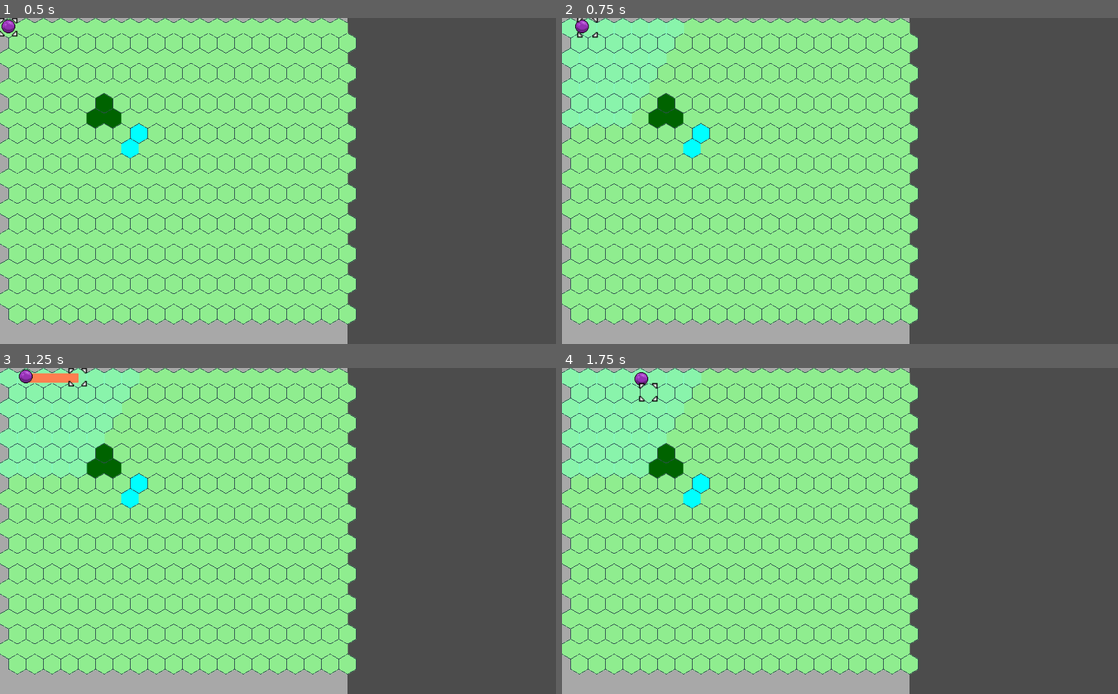
Above: before the commit, frames 1-4 (two rows, left to right).
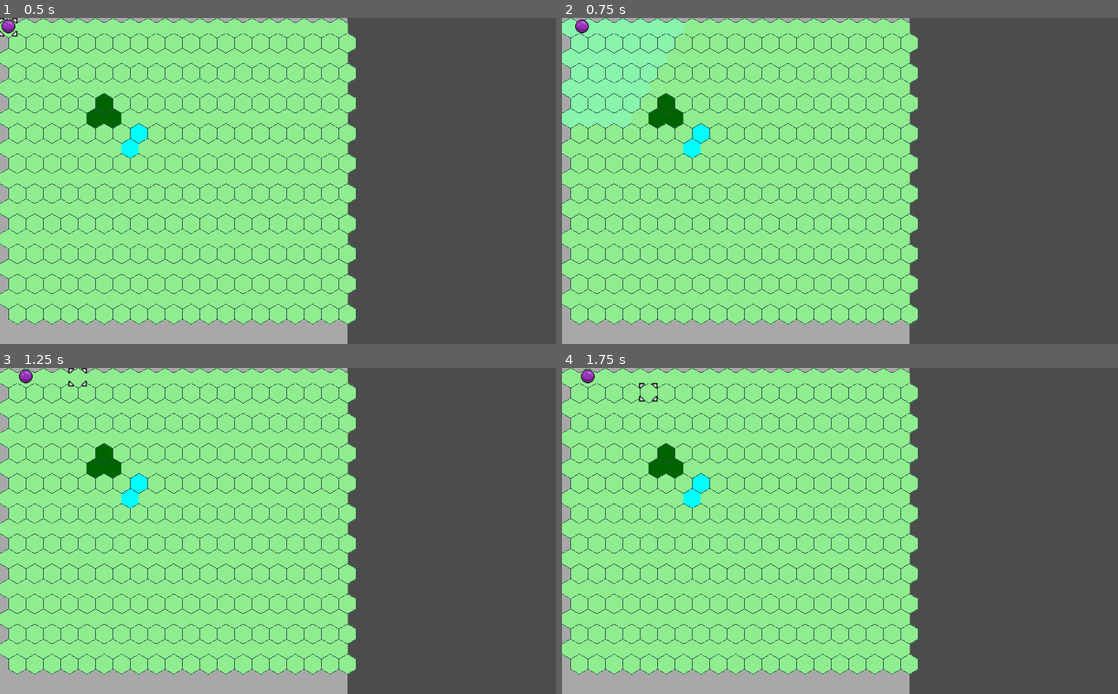
Above: after the commit, the same moments.

Repository: DaveRendell/gridcursor
Game: Godot game, scene res://src/map/HexGrid.tscn
The game is run twice, just before and just after one commit, with the same random seed, the same clock (stepped at 60 frames per second) and the same inputs. This scene is started directly instead of the project's main scene.
Inputs (mouse positions are in pixels of both pictures, inside the frame that each line leads up to):
- Up to frame 1 (0.5 s): no input
- Up to frame 2 (0.75 s): tap Enter (ui_accept) at 0.5 s; move the mouse to (962, 164) at 0.52 s; hold Right (ui_right) from 0.53 s (still down); click (962, 164) at 0.67 s
- Up to frame 3 (1.25 s): keep holding Right (ui_right); tap Enter (ui_accept) at 0.77 s
- Up to frame 4 (1.75 s): move the mouse to (728, 547) at 1.27 s; release Right (ui_right) at 1.28 s; hold Down (ui_down) from 1.28 s (still down); click (728, 547) at 1.42 s; tap Enter (ui_accept) at 1.52 s

Frame 1 is identical in both runs. In frame 2, less than 0.1% of the frame differs, in the area x 2-7%, y 0-7%; in frame 3, 5.9%; in frame 4, 6.0%, in the area x 0-25%, y 0-34%.

Commit message:
Add menu to confirm move

Diff:
--- a/project.godot
+++ b/project.godot
@@ -40,6 +40,11 @@
 "path": "res://src/map/Map.gd"
 }, {
 "base": "Node2D",
+"class": "Menu",
+"language": "GDScript",
+"path": "res://src/menu/Menu.gd"
+}, {
+"base": "Node2D",
 "class": "Unit",
 "language": "GDScript",
 "path": "res://src/map/Unit.gd"
@@ -51,6 +56,7 @@
 "Grid": "",
 "GridNode": "",
 "Map": "",
+"Menu": "",
 "Unit": ""
 }
 
--- a/src/grid/Grid.gd
+++ b/src/grid/Grid.gd
@@ -11,7 +11,7 @@
 export var grid_height: int = 20
 
 # Cursor properties
-export var active = true
+var active = true
 var cursor: Coordinate = Coordinate.new(0, 0)
 var mouse_in_grid = false
 var scrolling: bool = false
@@ -94,16 +94,20 @@
 		move_cursor(1, 0)
 
 func click_position(coordinate: Coordinate):
-	print("Clicked grid position %s" % [coordinate])
-	if send_clicks_as_signal:
-		emit_signal("click", self)
-	else:
-		for child in $GridNodes.get_children():
-			var node = child as GridNode
-			if node and node.has_method("select"):
-				if node.coordinate().equals(coordinate):
-					node.select(self)
+	if active:
+		print("Clicked grid position %s" % [coordinate])
+		if send_clicks_as_signal:
+			emit_signal("click", self)
+		else:
+			for child in $GridNodes.get_children():
+				var node = child as GridNode
+				if node and node.has_method("select"):
+					if node.coordinate().equals(coordinate):
+						node.select(self)
 
+func set_active(value: bool) -> void:
+	active = value
+	$Cursor.visible = value
 
 # Signals
 func _on_Background_mouse_entered():
--- a/src/grid/Grid.tscn
+++ b/src/grid/Grid.tscn
@@ -24,7 +24,6 @@
 scale = Vector2( 2, 2 )
 z_index = 5
 frames = SubResource( 2 )
-frame = 1
 playing = true
 offset = Vector2( 7, 7 )
 
--- a/src/map/HexGrid.tscn
+++ b/src/map/HexGrid.tscn
@@ -11,7 +11,4 @@
 show_behind_parent = true
 color = Color( 1, 1, 1, 0.513726 )
 
-[node name="Cursor" parent="." index="1"]
-frame = 0
-
 [node name="Unit" parent="GridNodes" index="0" instance=ExtResource( 3 )]
--- a/src/map/Map.tscn
+++ b/src/map/Map.tscn
@@ -1,10 +1,7 @@
 [gd_scene load_steps=3 format=2]
 
-[ext_resource path="res://Map.gd" type="Script" id=1]
-[ext_resource path="res://Grid.tscn" type="PackedScene" id=2]
+[ext_resource path="res://src/map/Map.gd" type="Script" id=1]
+[ext_resource path="res://src/grid/Grid.tscn" type="PackedScene" id=2]
 
 [node name="Map" instance=ExtResource( 2 )]
 script = ExtResource( 1 )
-
-[node name="Cursor" parent="." index="1"]
-frame = 1
--- a/src/map/SquareGrid.tscn
+++ b/src/map/SquareGrid.tscn
@@ -6,6 +6,7 @@
 
 [node name="SquareGrid" instance=ExtResource( 1 )]
 script = ExtResource( 2 )
+active = true
 
 [node name="Background" parent="." index="0"]
 show_behind_parent = true
--- a/src/map/Unit.gd
+++ b/src/map/Unit.gd
@@ -6,6 +6,8 @@
 export var team = 0
 
 var movement_remaining: CoordinateMap = null
+
+var new_menu = preload("res://src/menu/Menu.tscn")
 
 func _ready():
 	if team == 0:
@@ -22,34 +24,62 @@
 	grid.connect("click", self, "handle_grid_click")
 	grid.connect("cursor_move", self, "handle_cursor_move")
 
-func handle_grid_click(grid):
-	var options = movement_options(grid)
-	var node_array = grid.node_array()
+func handle_grid_click(map: Map):
+	var coordinate = map.cursor
+	var options = movement_options(map)
+	var node_array = map.node_array()
 
-	var is_option = options.has(grid.cursor)
-	var node = node_array.at(grid.cursor)
+	var is_option = options.has(coordinate)
+	var node = node_array.at(coordinate)
 	var space_occupied = node != null
 
 	if is_option and not space_occupied:
-		var tween = get_tree().create_tween()
-		for i in range(1, grid.path.size()):
-			var pos = grid.position_from_coordinates(grid.path.at(i))
-			tween.tween_property(self, "position", pos, 0.1)
-		tween.connect("finished", self, "update_position", [grid, grid.cursor])
-		grid.path = CoordinateList.new([])
-		grid.update()
-		grid.disconnect("click", self, "handle_grid_click")
-		grid.disconnect("cursor_move", self, "handle_cursor_move")
+		var tween = animate_movement_along_path(map)
+		var path = map.path
+		map.path = CoordinateList.new([])
+		map.update()
+		map.set_active(false)
 
-func update_position(grid, coordinate: Coordinate):
+		yield(tween, "finished")
+
+		var menu = new_menu.instance()
+		menu.set_options(["Wait", "Cancel"])
+		menu.position = Vector2(map.grid_size, 0)
+		add_child(menu)
+		var option = yield(menu, "option_selected")
+
+		if option == "Wait":
+			menu.queue_free()
+			update_position(map, coordinate)
+		if option == "Cancel":
+			menu.queue_free()
+			map.path = path
+			map.update()
+			position = map.position_from_coordinates(coordinate())
+			yield(get_tree(), "idle_frame")
+			map.set_active(true)
+
+
+func animate_movement_along_path(map: Map) -> SceneTreeTween:
+	var tween = get_tree().create_tween()
+	for i in range(1, map.path.size()):
+		var pos = map.position_from_coordinates(map.path.at(i))
+		tween.tween_property(self, "position", pos, 0.1)
+	return tween
+
+func update_position(map: Map, coordinate: Coordinate):
 	x = coordinate.x
 	y = coordinate.y
 
-	grid.draw_nodes()
-	grid.clear_highlights()
-	grid.send_clicks_as_signal = false
-	grid.path = CoordinateList.new()
+	map.draw_nodes()
+	map.clear_highlights()
+	map.send_clicks_as_signal = false
+	map.disconnect("click", self, "handle_grid_click")
+	map.disconnect("cursor_move", self, "handle_cursor_move")
+	map.path = CoordinateList.new()
 	movement_remaining = null
+	yield(get_tree(), "idle_frame")
+	map.set_active(true)
 
 
 func handle_cursor_move(map: Map):
--- a/src/menu/Menu.gd
+++ b/src/menu/Menu.gd
@@ -1,4 +1,6 @@
 extends "res://src/grid/Grid.gd"
+
+class_name Menu
 
 signal option_selected
 
@@ -8,7 +10,7 @@
 	"Option 3",
 ]
 var width = 100
-var height = grid_size * options.size()
+var height = grid_size
 
 # Called when the node enters the scene tree for the first time.
 func _ready():
@@ -16,7 +18,11 @@
 	grid_height = options.size()
 	draw_grid()
 
-func _init(options: Array):
+func set_options(options: Array = [
+	"Option 1",
+	"Option 2",
+	"Option 3",
+]):
 	self.options = options
 	height = grid_size * options.size()
 	update()
@@ -32,6 +38,9 @@
 func coordinates_from_position(p: Vector2) -> Coordinate:
 	return Coordinate.new(0, p.y / grid_size)
 
+func cell_centre_position(coordinate: Coordinate) -> Vector2:
+	return Vector2(width / 2, (coordinate.y + 0.5) * grid_size)
+
 func draw_grid():
 	$Background.rect_size = Vector2(width, height)
 	for i in options.size():
@@ -43,8 +52,10 @@
 			rect.color = Color.bisque
 		rect.rect_size = Vector2(width, grid_size)
 		rect.rect_position = Vector2(0, i * grid_size)
+		rect.mouse_filter = Control.MOUSE_FILTER_IGNORE
 		var container = CenterContainer.new()
 		container.rect_size = Vector2(width, grid_size)
+		container.mouse_filter = Control.MOUSE_FILTER_IGNORE
 		var text = Label.new()
 		text.text = option
 		text.add_color_override("font_color", Color.black)
--- a/src/menu/Menu.tscn
+++ b/src/menu/Menu.tscn
@@ -5,3 +5,6 @@
 
 [node name="Menu" instance=ExtResource( 2 )]
 script = ExtResource( 1 )
+
+[node name="Cursor" parent="." index="1"]
+frame = 1
